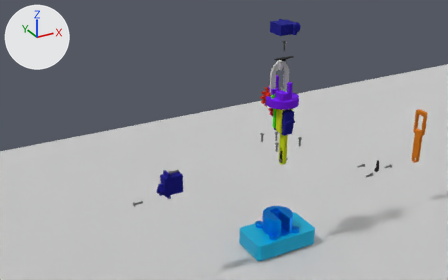
Before and after pictures for a commit that changed the Blender file anim/anim.blend.
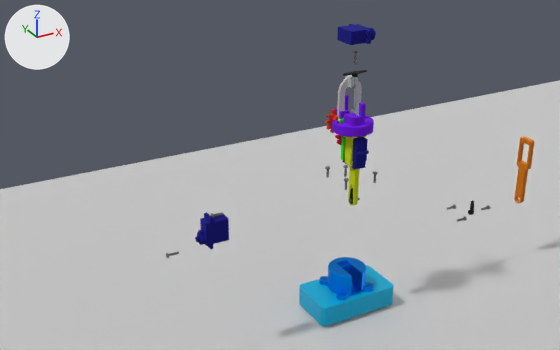
The first picture shows the older version from a 50 mm camera at (-38.3, -56.8, 44.2) aimed at (-4.8, 4.2, 13.7). The close-ups show the older and then the newer version on the part from 0% to 100% of the width and 0% to 100% of the height of that picture. Only the edits that show in the close-ups are written down. Arrows for +X, +Y and +Z are at upper left; the lights stay in place.

Names of what the first close-up shows: '6g_servo_arm_single.001', 'Plane', 'SG90-Servo.001', 'SG90-Servo.002', 'base1', 'case', 'hand1', 'hand2', 'm025x010_pan_phillips_coarse.011', 'mount1' and 10 more.
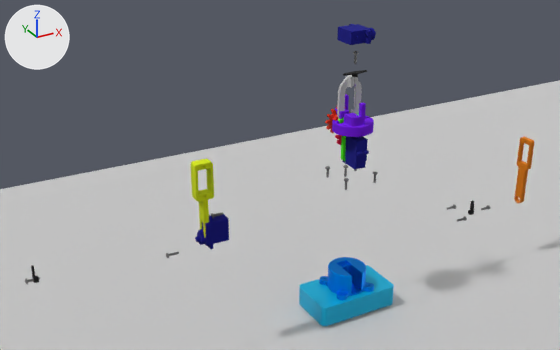
Boxes (x1, y1, x2, y2) around the edits, measured in the close-ups (560 x 350 px):
'hand2', moved: before (345, 136, 366, 206); after (191, 158, 214, 238)
'6g_servo_arm_single.001', moved: before (350, 188, 353, 204); after (31, 265, 39, 283)
'm025x010_pan_phillips_coarse.011', moved: before (349, 198, 360, 203); after (25, 277, 40, 284)

Edits to the bpy script that builds the scene:
```text
Change ob_6g_servo_arm_single_001:
    ob_6g_servo_arm_single_001.location: (2.1, 1.58, 10.39) -> (-29.38, 1.58, 10.39)
Change ob_hand2:
    ob_hand2.location: (0.72, 2.16, 15.26) -> (-15.53, 2.16, 15.26)
Change ob_m025x010_pan_phillips_coarse_011:
    ob_m025x010_pan_phillips_coarse_011.location: (2.38, 1.65, 10.38) -> (-29.56, 1.65, 10.38)
```
